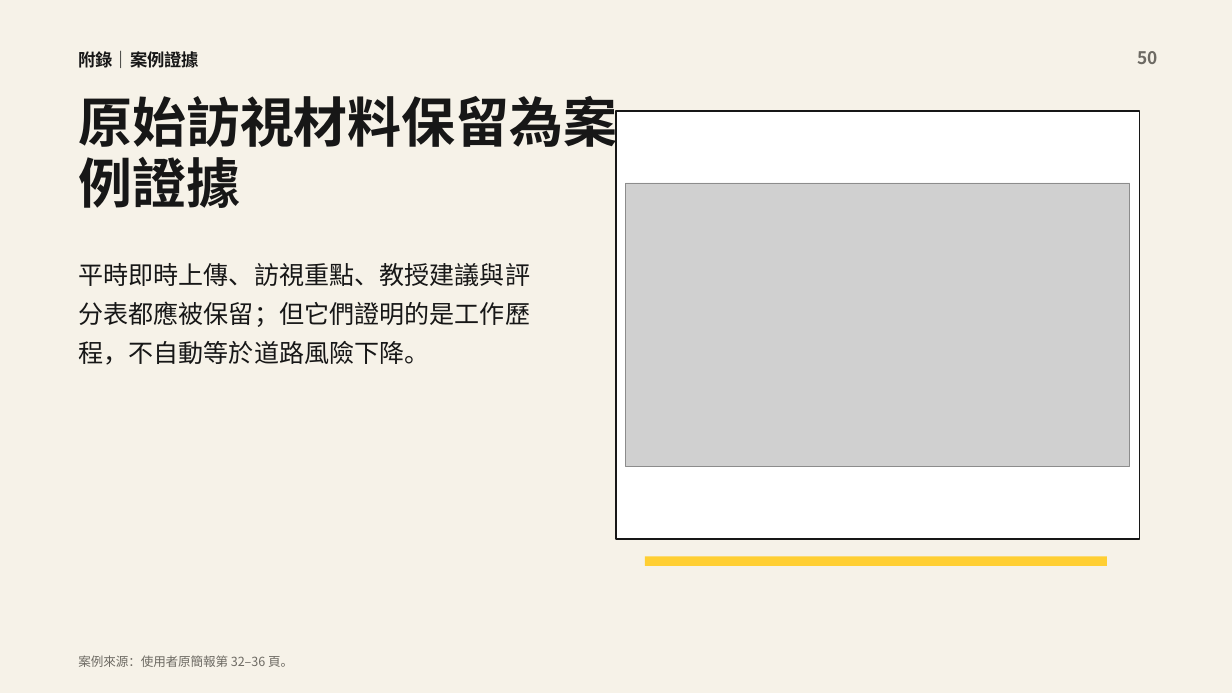
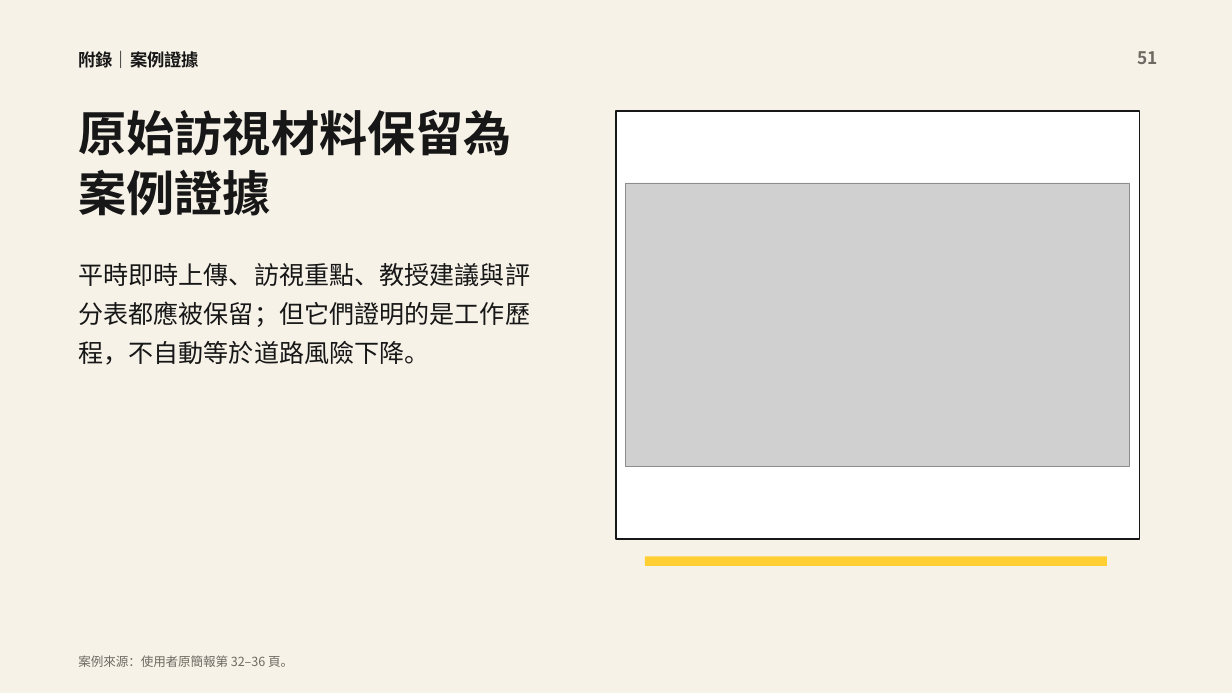
Before and after one commit to siuolhlw-oss/traffic-safety-sharing, a slide deck: slide 51 of outputs/交通安全訪視：從評鑑到人本交通.pptx (slide 50 before the commit). Drawn at 1232x693 pixels with LibreOffice and Linux fonts; fonts in the diff are those of the drawing; grey boxes stand for pictures. Boxes give left, top, right and bottom in pixels: in the first picture for what was removed or moved away, otherwise in the second. Text is boxed around its words. In the diff, an @@ line names an element or a change of style, - is before the commit and + after.

```diff
--- a/outputs/交通安全訪視：從評鑑到人本交通.pptx
+++ b/outputs/交通安全訪視：從評鑑到人本交通.pptx
@@ text at (x1=1137, y1=51, x2=1157, y2=64): text changed @@
-50
+51
@@ text at (x1=78, y1=110, x2=512, y2=216): text changed; size 42 to 37.5 pt @@
-原始訪視材料保留為案例證據
+原始訪視材料保留為
+案例證據
```
Also in this commit, not shown: 11 other slides changed, 1 slide added, 5 other files.
